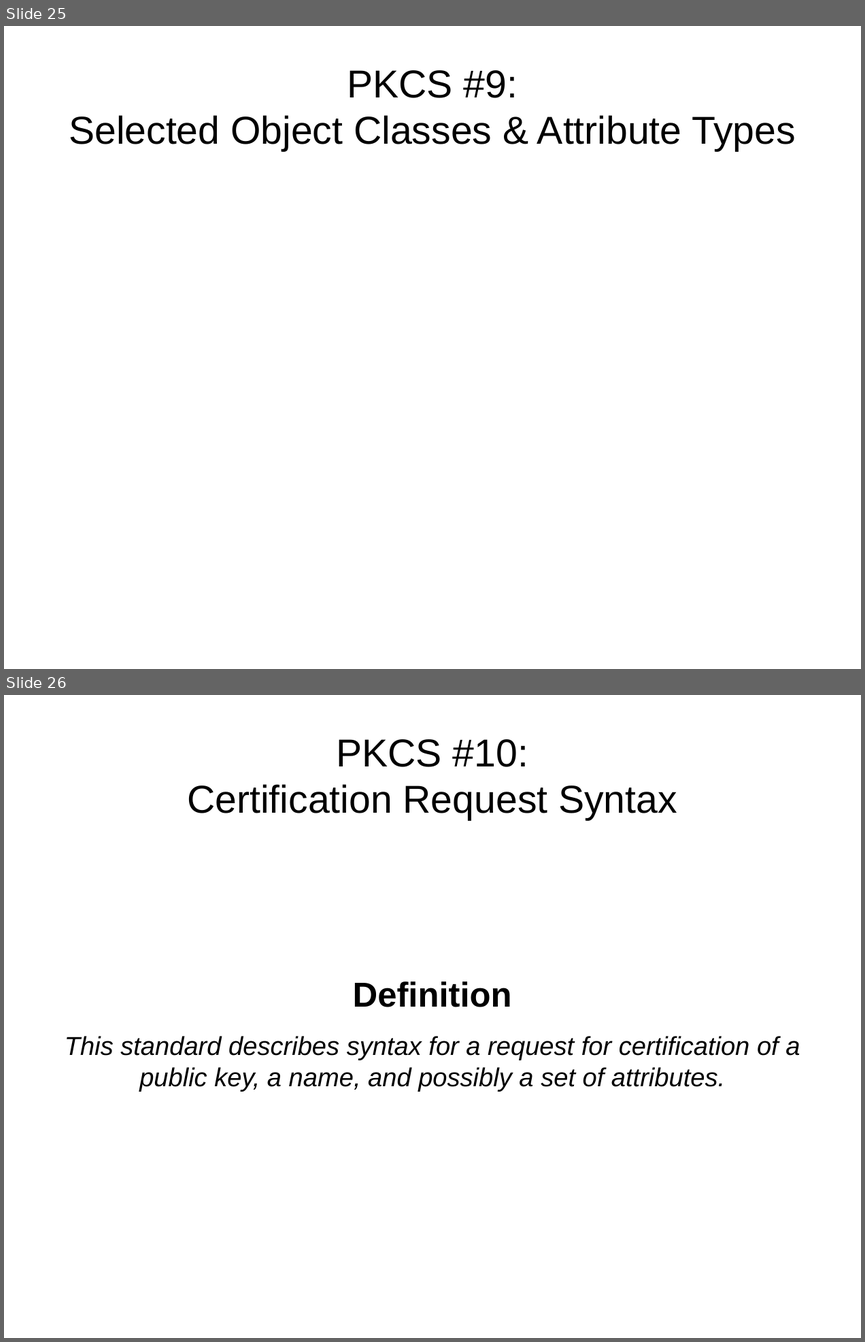
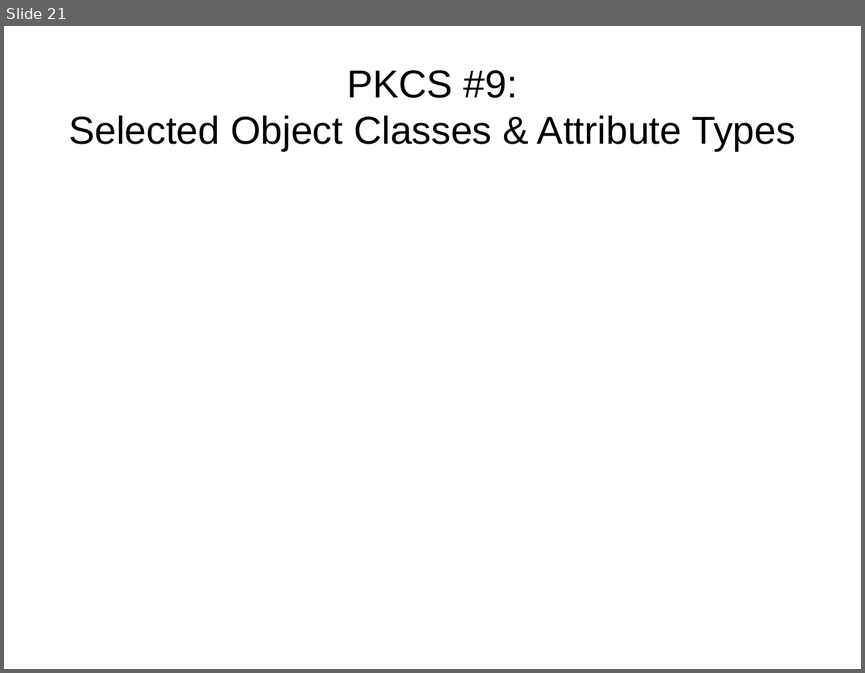
Before and after one commit to FFHS-Inf-2010-students/sa-krypt, a slide deck: pres/praesentation_0.2.odp. Shown one above the other, each under a label of ours: slides 25 and 26 before the commit, slide 21 after it. The pictures are 865x1342 and 865x673 pixels, drawn with LibreOffice and Linux fonts; fonts in the diff are those of the drawing. Boxes give left, top, right and bottom in pixels: in the first picture for what was removed or moved away, otherwise in the second. Text is boxed around its words. In the diff, an @@ line names an element or a change of style, - is before the commit and + after.

Commit message:
PKCS 6, 10 und 11 gekürzt
Habe meine Themen (6, 10, 11) auf je 4 Slides pro Thema gekürzt.

```diff
--- a/pres/praesentation_0.2.odp
+++ b/pres/praesentation_0.2.odp
@@ slide 26 removed at (4, 695, 861, 1338), background #FFFFFF @@
@@ title removed at (187, 739, 677, 820) @@
-PKCS #10:
-Certification Request Syntax
@@ subtitle removed at (65, 981, 800, 1091) @@
-Definition
-This standard describes syntax for a request for certification of a public key, a name, and possibly a set of attributes.
@@ what was slide 25 is now slide 21 @@
```
Also in this commit, not shown: 43 other slides changed, 10 other slides removed.
